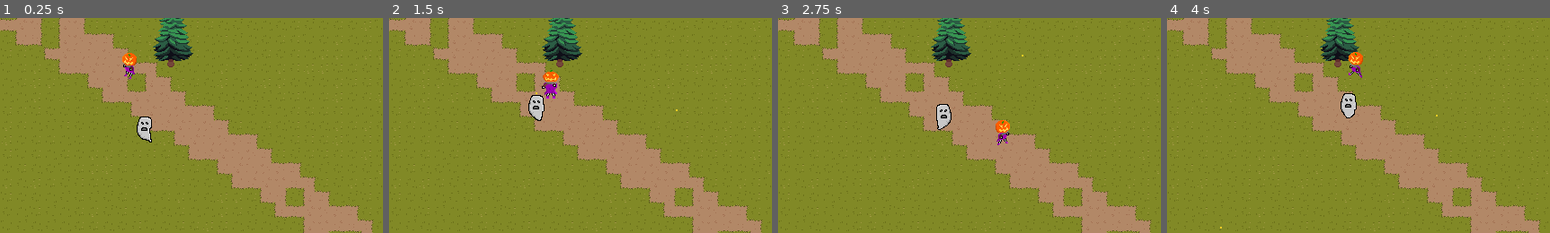
Above: before the commit, frames 1-4 (left to right).
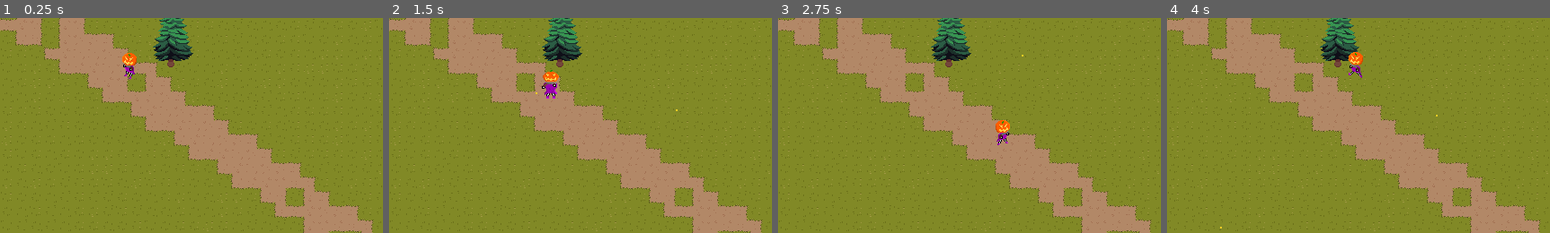
Above: after the commit, the same moments.

Repository: joshuardecker/eternal-harvest
Game: Godot game, scene res://World/world.tscn
The game is run twice, just before and just after one commit, with the same random seed, the same clock (stepped at 60 frames per second) and the same inputs.
Inputs (mouse positions are in pixels of both pictures, inside the frame that each line leads up to):
- Up to frame 1 (0.25 s): no input
- Up to frame 2 (1.5 s): move the mouse to (664, 114) at 0.52 s; hold D (right) 0.53-1.28 s; click (664, 114) at 0.6 s; move the mouse to (503, 136) at 1.27 s; hold S (down) from 1.28 s (still down); click (503, 136) at 1.35 s
- Up to frame 3 (2.75 s): move the mouse to (1007, 78) at 2.02 s; release S (down) at 2.03 s; hold D (right) from 2.03 s (still down); click (1007, 78) at 2.1 s
- Up to frame 4 (4 s): move the mouse to (1339, 168) at 2.77 s; release D (right) at 2.78 s; hold W (up) 2.78-3.53 s; click (1339, 168) at 2.85 s; move the mouse to (1473, 157) at 3.52 s; hold A (left) from 3.53 s (still down); click (1473, 157) at 3.6 s

The runs differ from the first frame. In frame 1, 0.4% of the frame differs, in the area x 35-40%, y 45-58%; in frame 2, 0.4%, in the area x 36-41%, y 35-48%; in frame 3, 0.4%; in frame 4, 0.4%.

Commit message:
Added the basic ghost spawner

Diff:
--- /dev/null
+++ b/Enemies/ghost_spawner.gd
@@ -0,0 +1,37 @@
+extends Node2D
+
+## A simple node that can be placed around the map to spawn in ghosts.
+class_name GhostSpawner
+
+## The time between spawning new waves
+@export var wave_time_length: float = 20
+
+## When a new wave starts, this sends out a signal.
+## Useful for things like the HUD that keep track of this.
+signal next_wave_started
+
+var timer: Timer = Timer.new()
+
+var ghost: PackedScene = load("res://Enemies/ghost.tscn")
+
+func _ready():
+	add_child(timer)
+
+	timer.autostart = false
+	timer.one_shot = false
+	timer.connect("timeout", spawn_wave)
+
+	#TODO: remove when a game manager is added
+	start()
+
+func start():
+	timer.start(wave_time_length)
+
+func stop():
+	timer.stop()
+
+func spawn_wave():
+	var new_ghost: Ghost = ghost.instantiate()
+
+	new_ghost.global_position = self.global_position
+	get_tree().root.add_child(new_ghost)
--- /dev/null
+++ b/Enemies/ghost_spawner.tscn
@@ -0,0 +1,6 @@
+[gd_scene load_steps=2 format=3 uid="uid://df3s6cwpnlxn8"]
+
+[ext_resource type="Script" path="res://Enemies/ghost_spawner.gd" id="1_h3kyn"]
+
+[node name="GhostSpawner" type="Node2D" groups=["GhostSpawner"]]
+script = ExtResource("1_h3kyn")
--- a/World/world.tscn
+++ b/World/world.tscn
@@ -5,7 +5,7 @@
 [ext_resource type="Texture2D" uid="uid://5fkrt0wt4rhs" path="res://World/CliffTile.png" id="3_xanhp"]
 [ext_resource type="PackedScene" uid="uid://bv6vyl8ywws52" path="res://World/spruce_tree.tscn" id="4_h6i5t"]
 [ext_resource type="PackedScene" uid="uid://dpe7m8fpsarqr" path="res://Player/player.tscn" id="4_k4mgx"]
-[ext_resource type="PackedScene" uid="uid://jj53cenwludu" path="res://Enemies/ghost.tscn" id="6_knlok"]
+[ext_resource type="Script" path="res://Enemies/ghost_spawner.gd" id="6_mbw2g"]
 
 [sub_resource type="PhysicsMaterial" id="PhysicsMaterial_egy63"]
 
@@ -1056,9 +1056,10 @@
 [node name="Player" parent="." instance=ExtResource("4_k4mgx")]
 position = Vector2(144, 66)
 
-[node name="ghost" parent="." instance=ExtResource("6_knlok")]
-position = Vector2(163, 141)
-
 [node name="CanvasModulate" type="CanvasModulate" parent="."]
 visible = false
 color = Color(0.0605303, 0.0605303, 0.0605303, 1)
+
+[node name="GhostSpawner" type="Node2D" parent="."]
+position = Vector2(219, 127)
+script = ExtResource("6_mbw2g")
